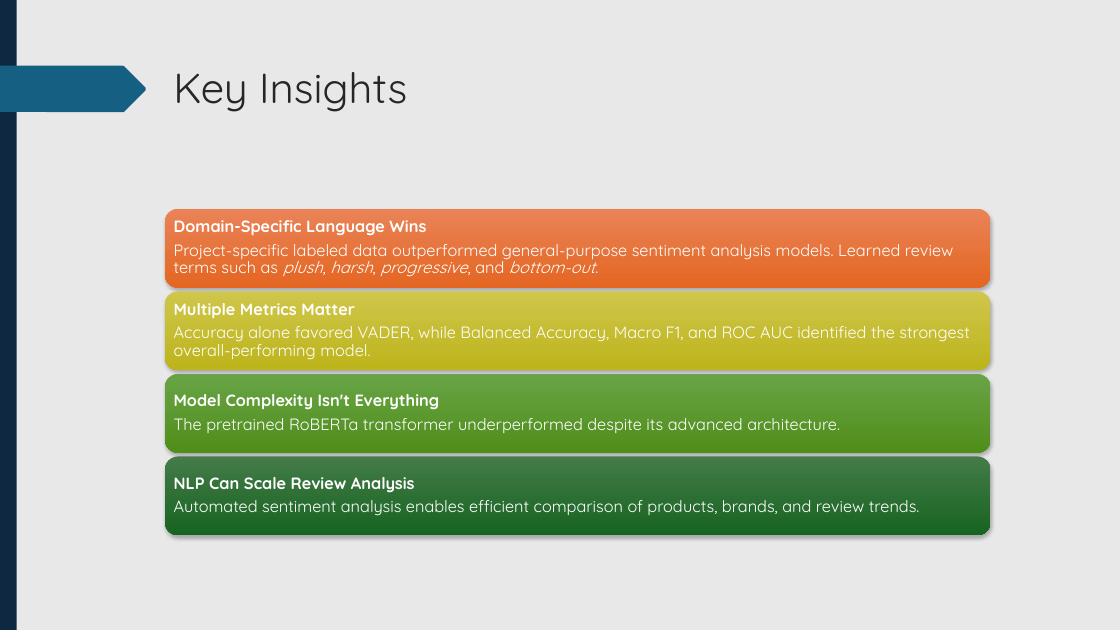
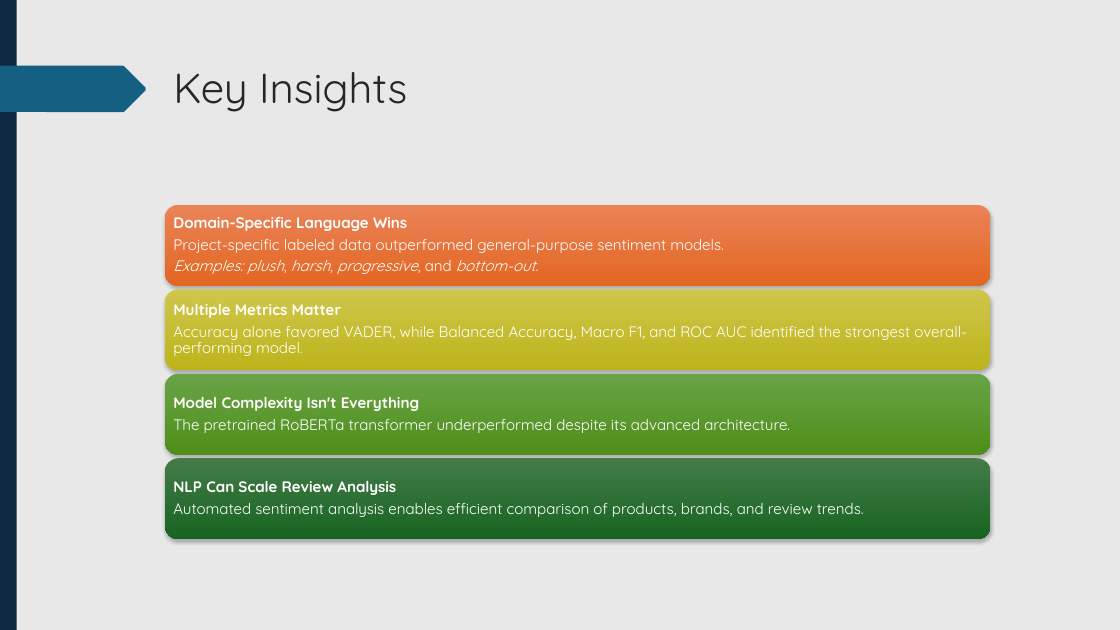
Before and after one commit to Austin-Engstrom/capstone-ds785, a slide deck: slide 5 of project_documents/DS785_Final_Presentation.pptx. Drawn at 1120x630 pixels with LibreOffice and Linux fonts; fonts in the diff are those of the drawing. Boxes give left, top, right and bottom in pixels: in the first picture for what was removed or moved away, otherwise in the second. Text is boxed around its words. In the diff, an @@ line names an element or a change of style, - is before the commit and + after.

```diff
--- a/project_documents/DS785_Final_Presentation.pptx
+++ b/project_documents/DS785_Final_Presentation.pptx
@@ rounded rectangle: place and size @@
-rounded rectangle at [165,209,991,288]
+rounded rectangle at [165,205,991,286]
@@ text at [173,239,724,274]: text changed; size 14 to 13 pt @@
-Project-specific labeled data outperformed general-purpose sentiment analysis models. Learned review terms such as plush, harsh, progressive, and bottom-out.
+Project-specific labeled data outperformed general-purpose sentiment models.
+Examples: plush, harsh, progressive, and bottom-out.
@@ text at [173,217,407,231]: size 14 to 13 pt in "Domain-Specific Language Wins" @@
@@ rounded rectangle: place and size @@
-rounded rectangle at [165,456,991,535]
+rounded rectangle at [165,459,991,539]
@@ size 14 to 13 pt in 3 elements at [173,304,967,356], [173,397,790,433], [173,481,864,517] @@
```
Also in this commit, not shown: 1 other slide changed.
